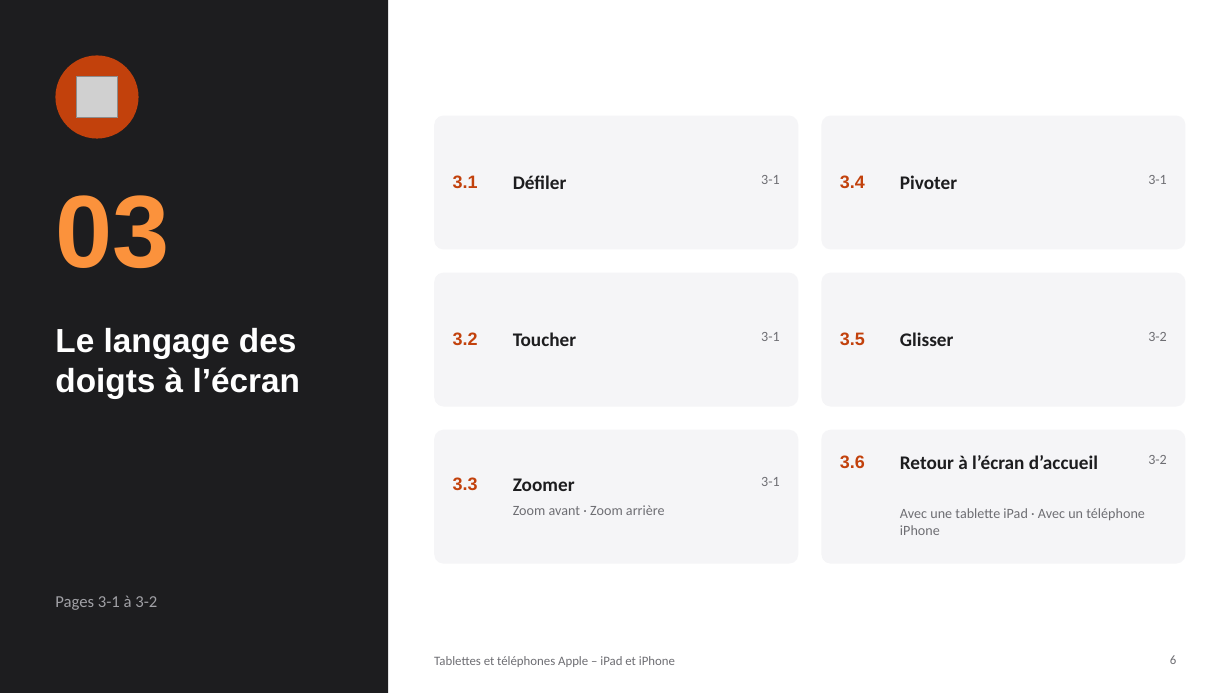
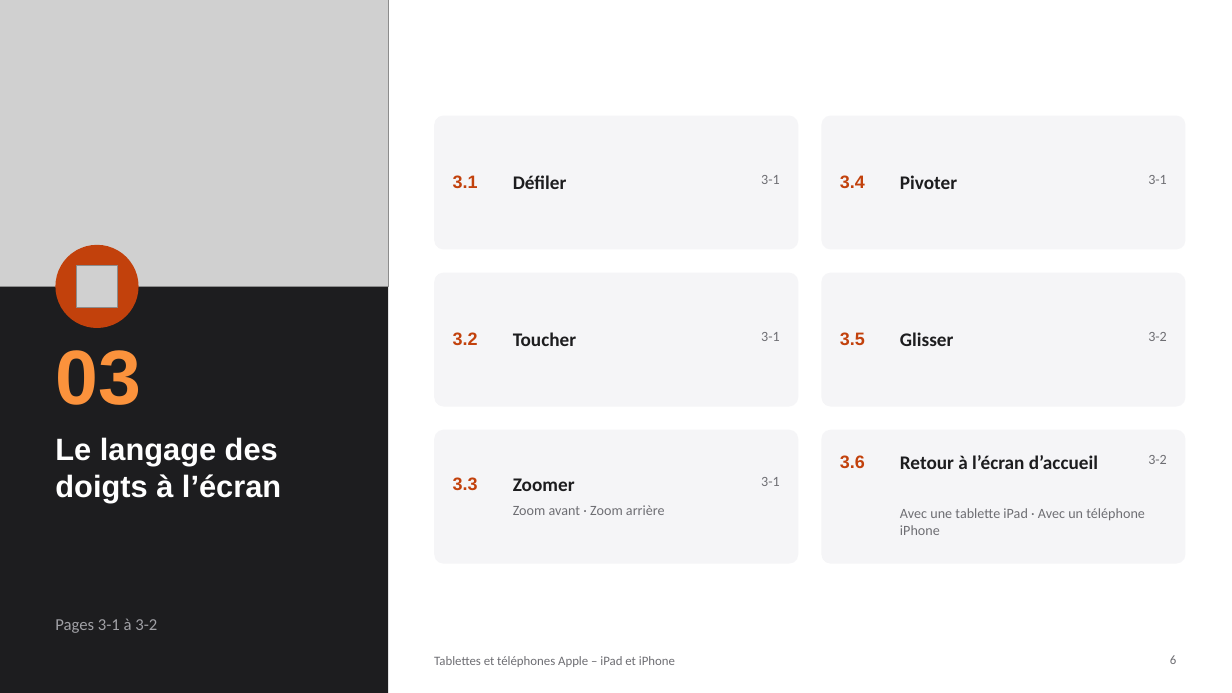
Before and after one commit to PhilippeB999/-charpenterie5319-privacy, a slide deck: slide 6 of Apple_TableMatieres.pptx. Drawn at 1232x693 pixels with LibreOffice and Linux fonts; fonts in the diff are those of the drawing; grey boxes stand for pictures. Boxes give left, top, right and bottom in pixels: in the first picture for what was removed or moved away, otherwise in the second. Text is boxed around its words. In the diff, an @@ line names an element or a change of style, - is before the commit and + after.

```diff
--- a/Apple_TableMatieres.pptx
+++ b/Apple_TableMatieres.pptx
@@ picture added at bbox=[0, 0, 388, 287] @@
@@ ellipse: place and size @@
-ellipse at bbox=[55, 55, 139, 139]
+ellipse at bbox=[55, 245, 139, 328]
@@ picture: place and size @@
-picture at bbox=[76, 76, 117, 117]
+picture at bbox=[76, 266, 117, 308]
@@ text "03": place and size @@
-text "03" at bbox=[55, 195, 169, 268]
+text "03" at bbox=[55, 350, 141, 405]
@@ text "03" at bbox=[55, 350, 141, 405]: size 80 to 60 pt @@
@@ title "Le langage des doigts à ...": place and size @@
-title "Le langage des doigts à ..." at bbox=[55, 328, 300, 398]
+title "Le langage des doigts à ..." at bbox=[55, 437, 281, 503]
@@ title "Le langage des doigts à ..." at bbox=[55, 437, 281, 503]: size 26 to 24 pt @@
@@ text "Pages 3-1 à 3-2": place and size @@
-text "Pages 3-1 à 3-2" at bbox=[55, 595, 157, 610]
+text "Pages 3-1 à 3-2" at bbox=[55, 618, 157, 633]
```
Also in this commit, not shown: 22 other slides changed, 1 slide added, 25 other files.
